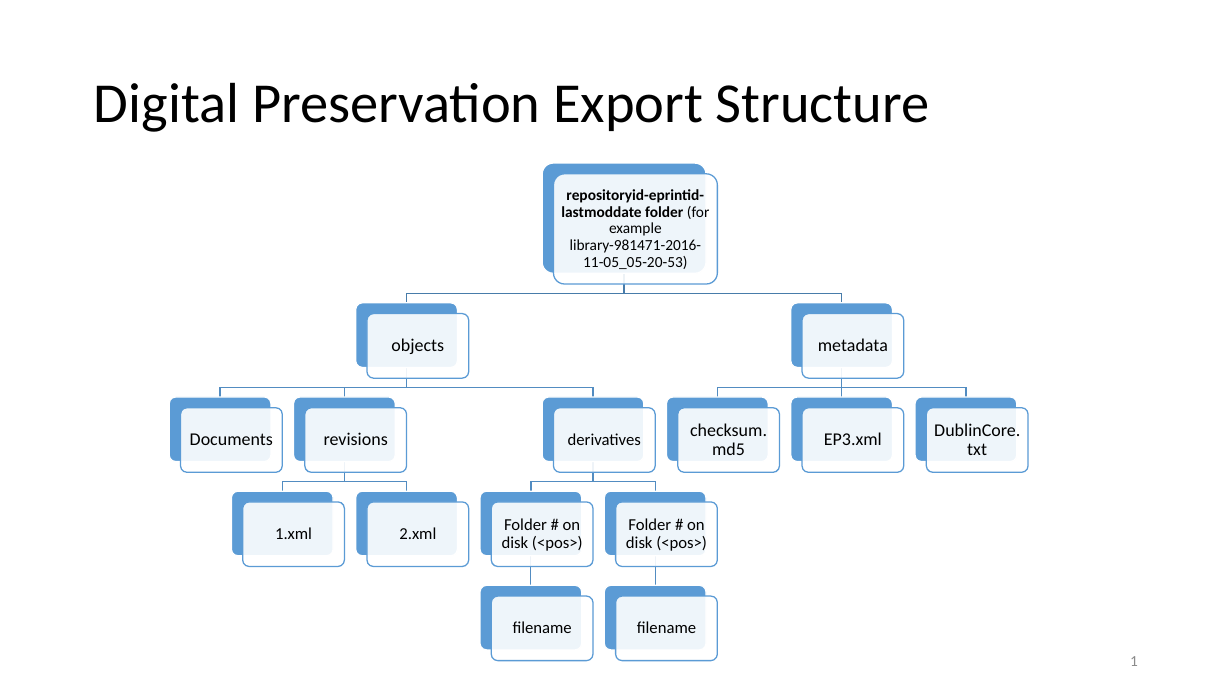
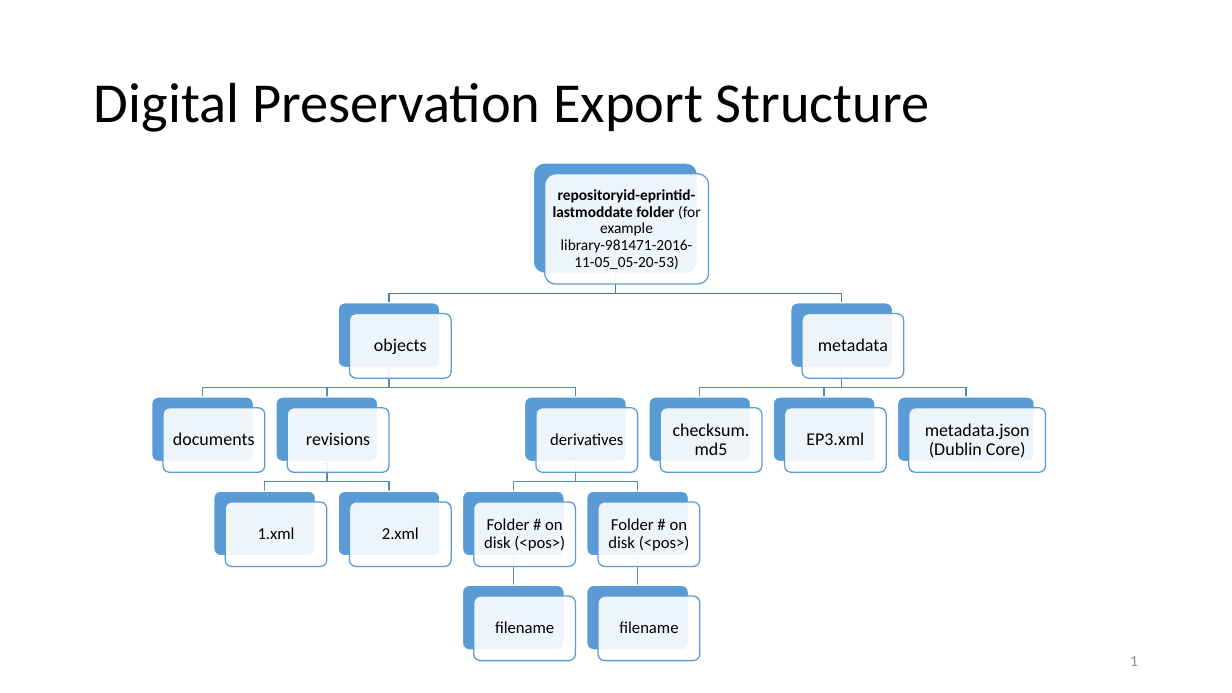
Before and after one commit to eprintsug/EPrintsArchivematica, a slide deck: slide 1 of EPrintsArchivematicaExportStructure-v2.pptx. Drawn at 1232x693 pixels with LibreOffice and Linux fonts; fonts in the diff are those of the drawing. Boxes give left, top, right and bottom in pixels: in the first picture for what was removed or moved away, otherwise in the second. Text is boxed around its words. In the diff, an @@ line names an element or a change of style, - is before the commit and + after.

```diff
--- a/EPrintsArchivematicaExportStructure-v2.pptx
+++ b/EPrintsArchivematicaExportStructure-v2.pptx
@@ 2 rounded rectangles, 1 text moved together from (x1=543, y1=163, x2=717, y2=284) to (x1=533, y1=163, x2=709, y2=284) @@
@@ freeform shape resized from (x1=407, y1=274, x2=624, y2=303) to (x1=389, y1=274, x2=616, y2=303) @@
@@ freeform shape resized from (x1=624, y1=274, x2=841, y2=303) to (x1=616, y1=274, x2=842, y2=303) @@
@@ freeform shape resized from (x1=717, y1=368, x2=842, y2=397) to (x1=700, y1=368, x2=842, y2=397) @@
@@ freeform shape resized from (x1=837, y1=368, x2=847, y2=397) to (x1=824, y1=368, x2=842, y2=397) @@
@@ 9 rounded rectangles, 5 texts, 3 freeform shapes moved together from (x1=169, y1=397, x2=904, y2=650) to (x1=152, y1=397, x2=886, y2=650) @@
@@ rounded rectangle resized from (x1=915, y1=397, x2=1017, y2=462) to (x1=897, y1=397, x2=1034, y2=462) @@
@@ rounded rectangle resized from (x1=927, y1=408, x2=1029, y2=472) to (x1=909, y1=408, x2=1046, y2=472) @@
@@ text at (x1=173, y1=432, x2=255, y2=445): text changed @@
-Documents
+documents
@@ text added at (x1=925, y1=423, x2=1030, y2=458), 14 pt, text #000000 @@
+metadata.json
+(Dublin Core)
@@ text removed at (x1=934, y1=423, x2=1020, y2=455) @@
-DublinCore.txt
@@ 15 rounded rectangles, 6 texts, 6 freeform shapes moved together from (x1=220, y1=303, x2=717, y2=661) to (x1=202, y1=303, x2=700, y2=661) @@
```
Also in this commit, not shown: 1 other slide changed, 3 other files.
